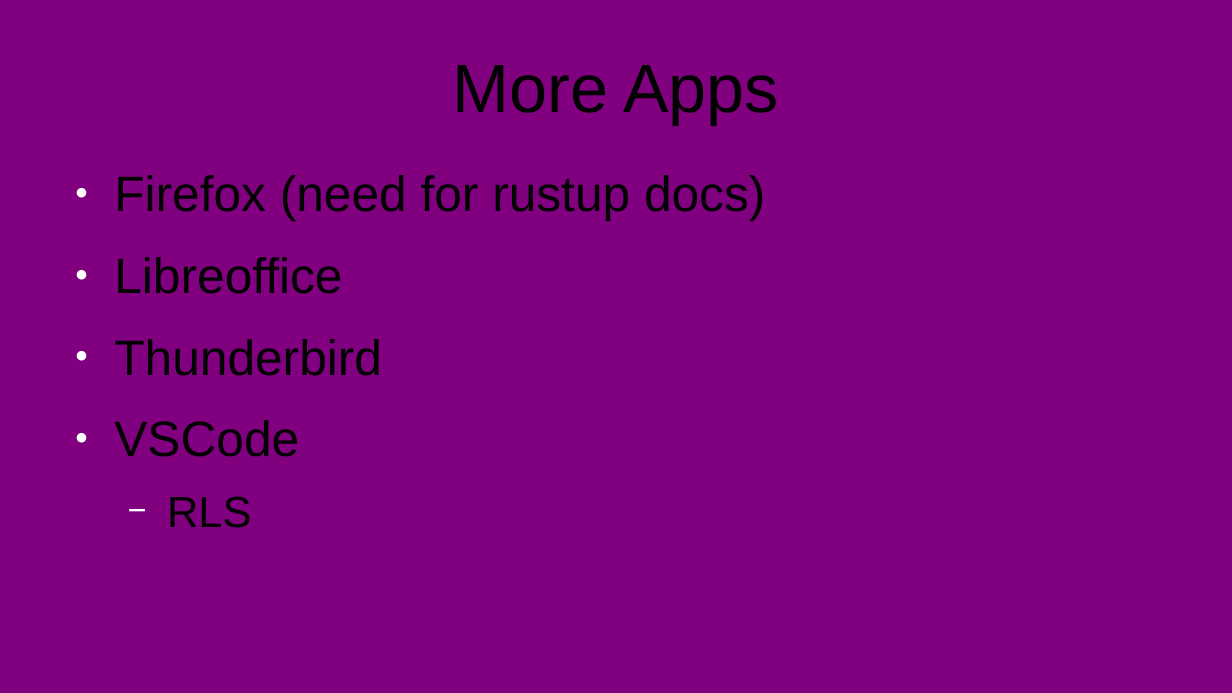
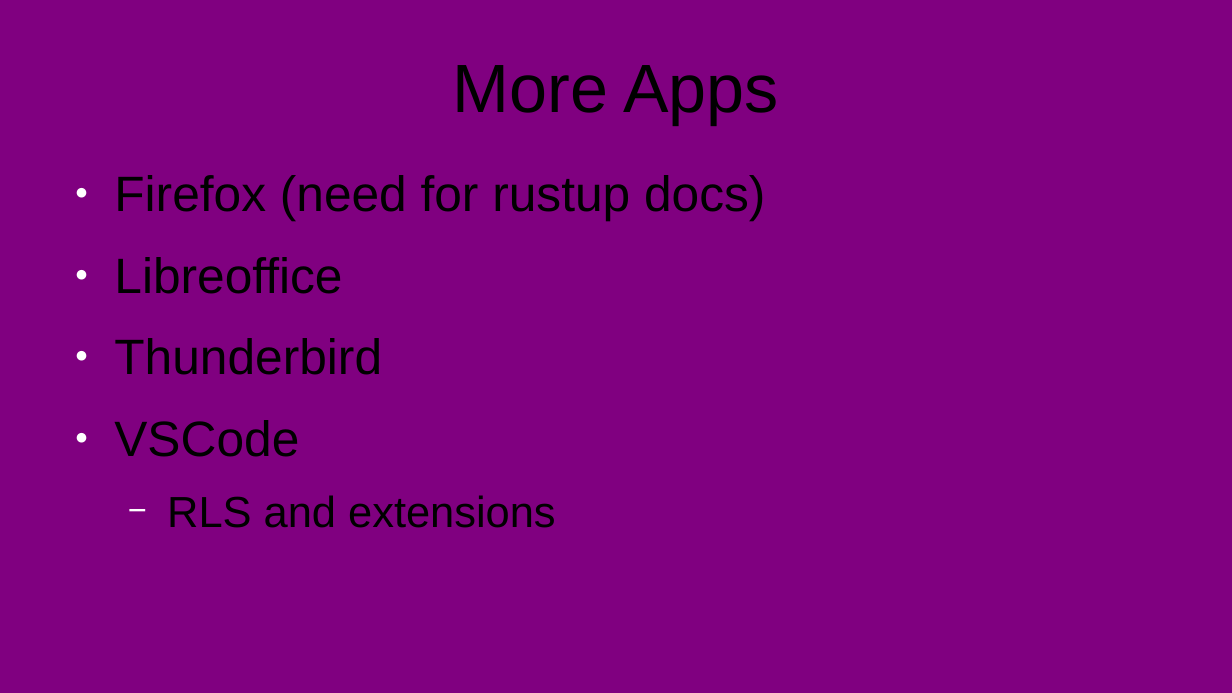
Before and after one commit to stevemac321/snippets, a slide deck: slide 5 of FreeBSD-Drop/Desktop/FreeBSD.pptx. Drawn at 1232x693 pixels with LibreOffice and Linux fonts; fonts in the diff are those of the drawing. Boxes give left, top, right and bottom in pixels: in the first picture for what was removed or moved away, otherwise in the second. Text is boxed around its words. In the diff, an @@ line names an element or a change of style, - is before the commit and + after.

```diff
--- a/FreeBSD-Drop/Desktop/FreeBSD.pptx
+++ b/FreeBSD-Drop/Desktop/FreeBSD.pptx
@@ text at [167, 495, 556, 528]: text changed @@
-  − RLS
+  − RLS and extensions
```
Also in this commit, not shown: 5 other slides changed.
